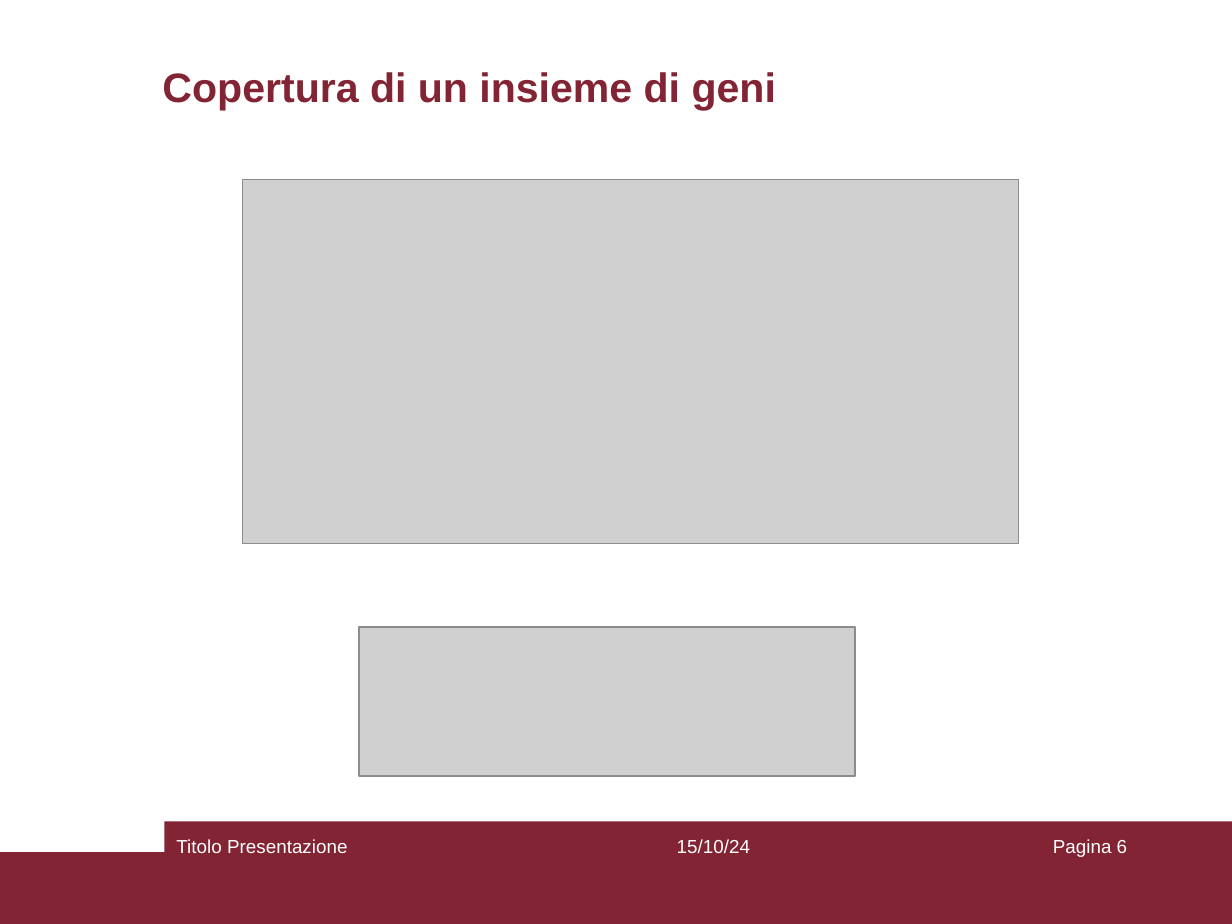
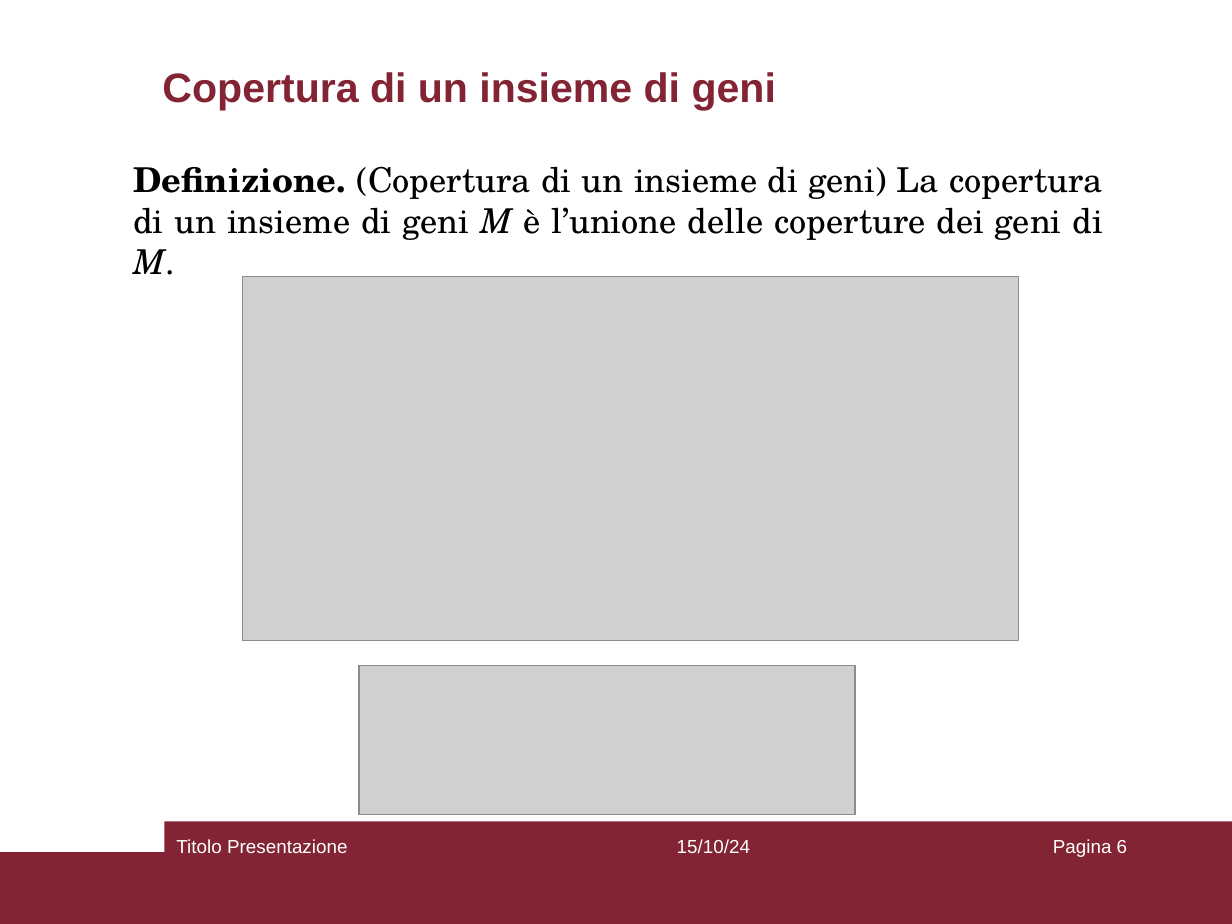
Before and after one commit to aflaag/bsc-thesis, a slide deck: slide 6 of presentation/slides.odp. Drawn at 1232x924 pixels with LibreOffice and Linux fonts; fonts in the diff are those of the drawing; grey boxes stand for pictures. Boxes give left, top, right and bottom in pixels: in the first picture for what was removed or moved away, otherwise in the second. Text is boxed around its words. In the diff, an @@ line names an element or a change of style, - is before the commit and + after.

Commit message:
added text to slides

```diff
--- a/presentation/slides.odp
+++ b/presentation/slides.odp
@@ text added at box(133, 166, 1102, 275), 20 pt, text #000000 @@
+Definizione. (Copertura di un insieme di geni) La copertura di un insieme di geni M è l’unione delle coperture dei geni di M.
@@ picture: place and size @@
-picture at box(243, 180, 1019, 543)
+picture at box(243, 276, 1019, 639)
@@ rectangle: place and size @@
-rectangle at box(524, 180, 722, 533)
+rectangle at box(524, 276, 722, 630)
@@ picture: place and size @@
-picture at box(359, 627, 855, 776)
+picture at box(359, 665, 855, 814)
```
Also in this commit, not shown: 18 other slides changed, 4 other files.
